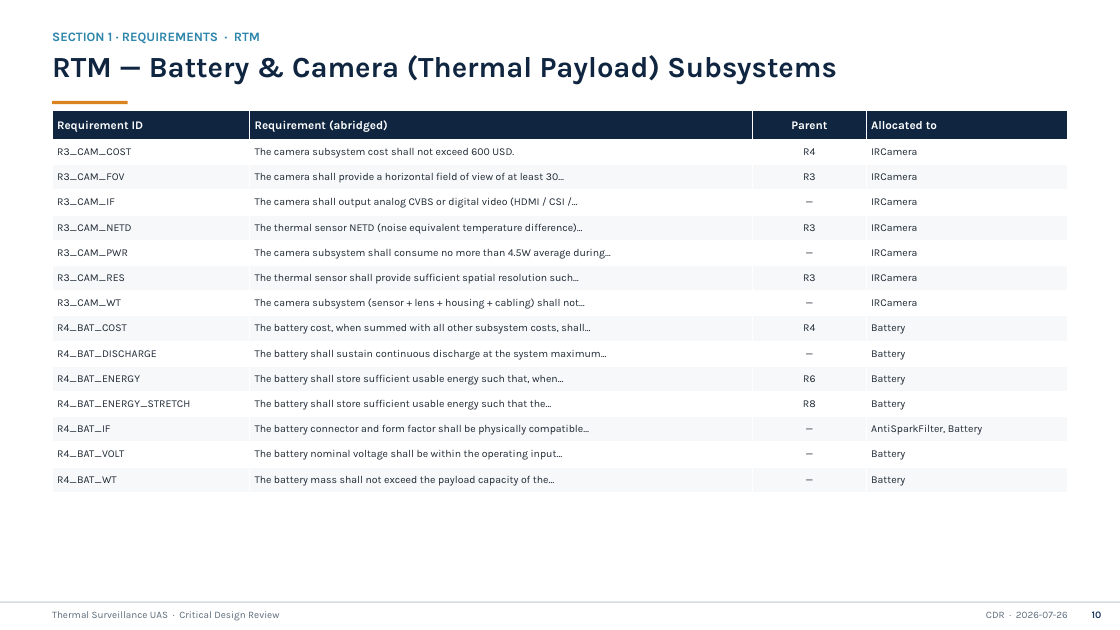
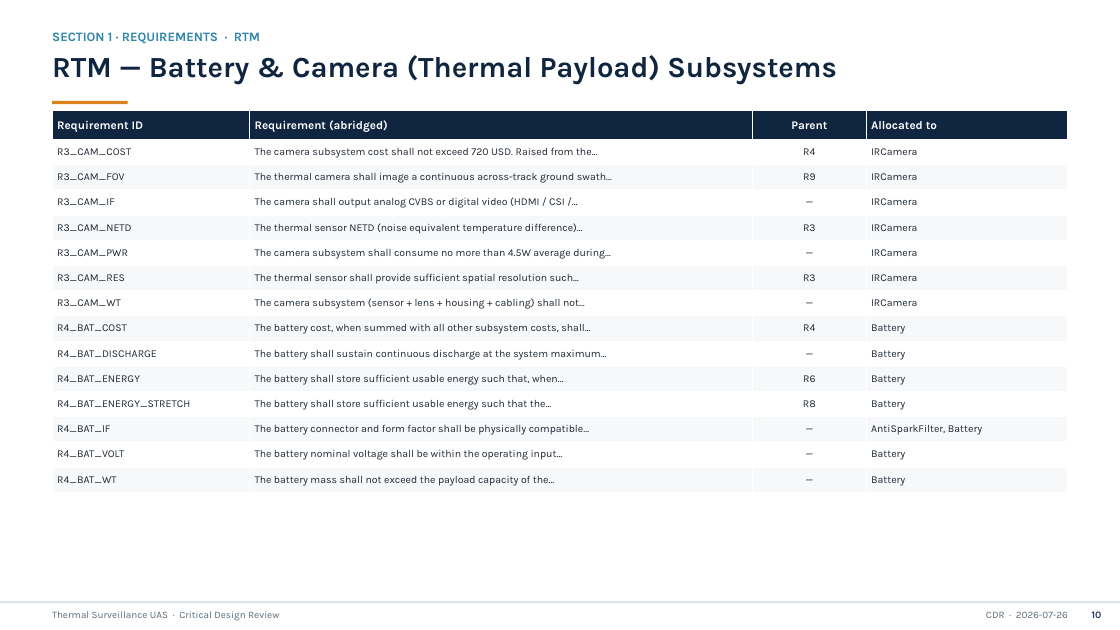
Before and after one commit to david12daniel/SurveillanceDrone, a slide deck: slide 11 of CDR_Thermal_Surveillance_Drone.pptx. Drawn at 1120x630 pixels with LibreOffice and Linux fonts; fonts in the diff are those of the drawing. Boxes give left, top, right and bottom in pixels: in the first picture for what was removed or moved away, otherwise in the second. Text is boxed around its words. In the diff, an @@ line names an element or a change of style, - is before the commit and + after.

```diff
--- a/CDR_Thermal_Surveillance_Drone.pptx
+++ b/CDR_Thermal_Surveillance_Drone.pptx
@@ table at [52,111,1068,492] @@
-row 2, column 2: The camera subsystem cost shall not exceed 600 USD.
+row 2, column 2: The camera subsystem cost shall not exceed 720 USD. Raised from the…
-row 3, column 2: The camera shall provide a horizontal field of view of at least 30…
+row 3, column 2: The thermal camera shall image a continuous across-track ground swath…
-row 3, column 3: R3
+row 3, column 3: R9
```
Also in this commit, not shown: 6 other slides changed, 8 other files.
